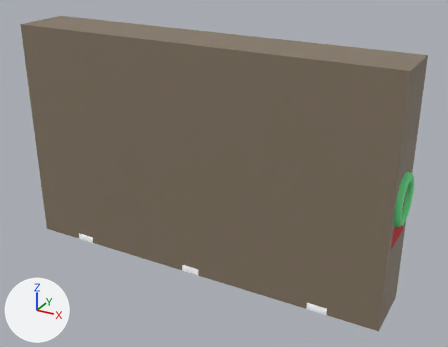
The glTF model resources/gltf/Level.glb: old version first, new version second.
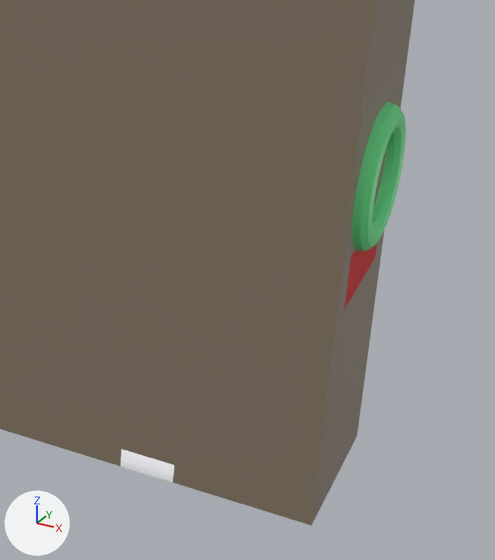
The first picture shows the older version from a 50 mm lens placed at (14.9, -25.0, 11.8), pointed at (1.1, 0.2, -0.7). The close-ups show both versions on the part from 58% to 100% of the width and 38% to 99% of the height of that picture; other places that the commit changed are outside them. Arrows for +X, +Y and +Z are at lower left; the lights stay in place. Where no turn or scale is listed for an object, it has been applied to the vertices. Vertices at the same position are counted once.

The older version as bpy lines, for what is in view:
```python
me_plane_005 = bpy.data.meshes.new('Plane.005')
me_plane_005.from_pydata([(10.0, 0.0, -6.0), (-10.0, 0.0, -6.0), (10.0, 0.0, 6.0), (-10.0, 0.0, 6.0)], [], [(0, 1, 3), (0, 3, 2)])
me_plane_005.materials.append(mat_guide)  # brown #857865
me_rail_slope_002 = bpy.data.meshes.new('rail-slope.002')
me_rail_slope_002.from_pydata(...)  # 56 vertices, 90 faces; spans x -10.0..10.0, y -1.5..1.5, z 0.0..9.0
me_rail_slope_002.materials.append(mat_colormap_005)  # picture img_colormap
me_torus_003 = bpy.data.meshes.new('Torus.003')
me_torus_003.from_pydata(...)  # a torus around x (ring radius 1.0, tube radius 0.25) spanning x -0.25..0.25, y -1.25..1.25, z -1.25..1.25
me_torus_003.materials.append(mat_destination)  # green #6ce78f
ob_cube_007 = bpy.data.objects.new('Cube.007', me_rail_slope_002)
ob_cube_007.location = (0.0, 0.0, -6.0)
ob_destination_001 = bpy.data.objects.new('destination.001', me_torus_003)
ob_destination_001.location = (10.0, 0.0, 0.0)
ob_plane_005 = bpy.data.objects.new('Plane.005', me_plane_005)
ob_plane_005.location = (0.0, -1.5, 0.0)
# also in view: 'Plane.006' at (10.0, 0.0, 0.0)
```
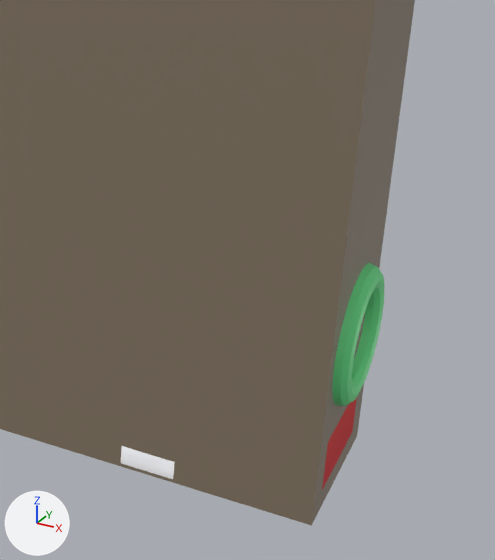
Where the change shows, as pixel boxes (x1, y1, x2, y2) in the close-ups (495 x 560 px; the box of a moved part takes in the faces that stretch with it):
'destination.001', moved
    before: (352, 102, 406, 251)
    after: (332, 263, 384, 406)
'Cube.007', reshaped, moved
    before: (120, 244, 377, 482)
    after: (121, 397, 357, 490)
part 1 of me_rail_slope_002, moved or reshaped
    before: (120, 449, 174, 482)
    after: (121, 446, 175, 479)

Patch to the scene script:
```diff
--- a/resources/gltf/Level.glb.py
+++ b/resources/gltf/Level.glb.py
@@ me_rail_slope_002 @@
 me_rail_slope_002.from_pydata(...)  # 56 vertices, 90 faces; spans x -10.0..10.0, y -1.5..1.5, z 0.0..9.0
 # used by ob_cube_007; location = (0.0, 0.0, -6.0)
+# me_rail_slope_002 part 1: all 12 vertices in x 6.5..7.5, y -1.5..1.5, z 0.0..0.6 are moved by (0.0, 0.0, 3.7)
 me_rail_slope_002.materials.append(mat_colormap_005)
@@ ob_destination_001 @@
 ob_destination_001 = bpy.data.objects.new('destination.001', me_torus_003)
-ob_destination_001.location = (10.0, 0.0, 0.0)
+ob_destination_001.location = (10.0, 0.0, -3.0)
@@ ob_cube_007 @@
 ob_cube_007 = bpy.data.objects.new('Cube.007', me_rail_slope_002)
-ob_cube_007.location = (0.0, 0.0, -6.0)
+ob_cube_007.location = (0.0, 0.0, -9.6)
```
